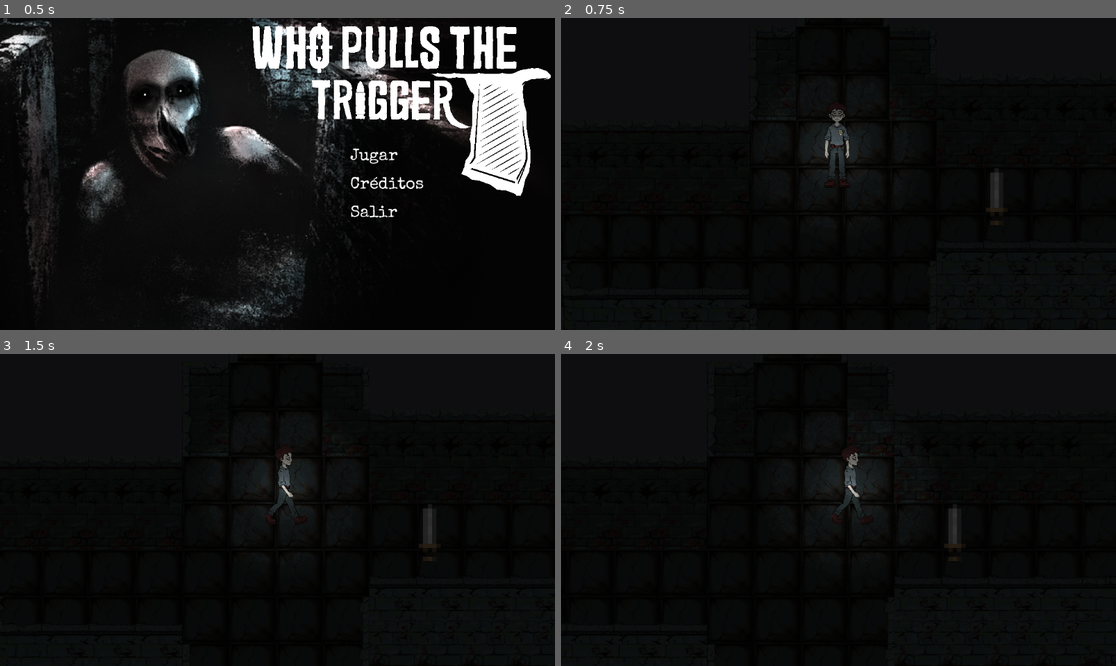
Above: before the commit, frames 1-4 (two rows, left to right).
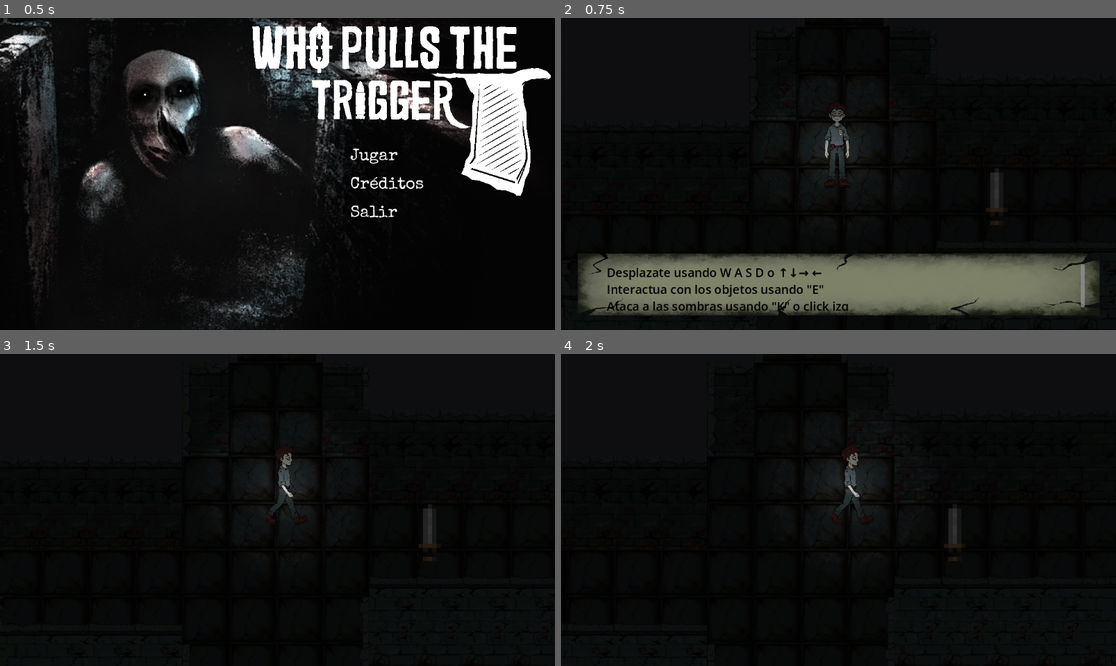
Above: after the commit, the same moments.

Repository: Candrixx/GameJam_RogueLike
Game: Godot game, scene res://Scenes/ui/homescreen.tscn
Same seed, same stepped clock (60 frames per second), same inputs: the game is played once before the commit and once after it.
Inputs (mouse positions are in pixels of both pictures, inside the frame that each line leads up to):
- Up to frame 1 (0.5 s): no input
- Up to frame 2 (0.75 s): click (977, 158) at 0.5 s
- Up to frame 3 (1.5 s): tap Enter (ui_accept) at 1.25 s; move the mouse to (399, 494) at 1.27 s; hold D (right) from 1.28 s (still down); hold Enter (ui_accept) from 1.28 s (still down); click (399, 494) at 1.42 s
- Up to frame 4 (2 s): keep holding D (right); keep holding Enter (ui_accept)

Frame 1 is identical in both runs. In frame 2, 17% of the frame differs, in the area x 3-97%, y 75-96%; in frame 3, less than 0.1%; in frame 4, less than 0.1%.

Commit message:
Se logro el tutorial nojoda

Diff:
--- /dev/null
+++ b/Scenes/dialoguesys/dialog_system.tscn
@@ -0,0 +1,40 @@
+[gd_scene format=3 uid="uid://cw8fm13sm2wb7"]
+
+[ext_resource type="Script" uid="uid://dnjcgjjlt2rcg" path="res://Scripts/dialog_system.gd" id="1_qhxk1"]
+[ext_resource type="Texture2D" uid="uid://d1dw6rk2dllan" path="res://Assets/start_texture/barra_de_texto_NORMAL_recortado-01.png" id="2_fi2ck"]
+
+[sub_resource type="StyleBoxTexture" id="StyleBoxTexture_kpd2b"]
+texture = ExtResource("2_fi2ck")
+
+[node name="DialogSystem" type="CanvasLayer" unique_id=167942283]
+layer = 10
+script = ExtResource("1_qhxk1")
+
+[node name="Caja" type="Panel" parent="." unique_id=1966018532]
+anchors_preset = -1
+anchor_left = -0.010000001
+anchor_top = 0.70400006
+anchor_right = 1.016
+anchor_bottom = 1.0
+offset_left = -0.47999954
+offset_top = -0.19204712
+offset_right = 0.56799316
+offset_bottom = 4.0
+grow_horizontal = 2
+grow_vertical = 0
+mouse_filter = 2
+theme_override_styles/panel = SubResource("StyleBoxTexture_kpd2b")
+
+[node name="Texto" type="RichTextLabel" parent="Caja" unique_id=1282797472]
+layout_mode = 1
+anchors_preset = -1
+anchor_left = 0.068
+anchor_top = 0.21400002
+anchor_right = 0.929
+anchor_bottom = 0.776
+offset_left = 26.555992
+offset_top = 13.0559845
+offset_right = -0.007080078
+offset_bottom = -0.09602356
+theme_override_colors/default_color = Color(0, 0, 0, 1)
+theme_override_font_sizes/normal_font_size = 25
--- a/Scenes/dialoguesys/dialogue.tscn
+++ b/Scenes/dialoguesys/dialogue.tscn
@@ -10,8 +10,16 @@
 offset_bottom = 40.0
 
 [node name="ContDialogo" type="MarginContainer" parent="." unique_id=877816288]
-offset_right = 40.0
-offset_bottom = 40.0
+anchors_preset = -1
+anchor_top = 0.74700004
+anchor_right = 1.0
+anchor_bottom = 1.0
+offset_top = -0.056030273
+grow_horizontal = 2
+grow_vertical = 0
+
+[node name="TextureRect" type="TextureRect" parent="ContDialogo" unique_id=959282253]
+layout_mode = 2
 
 [node name="Caja" type="Panel" parent="ContDialogo" unique_id=1170144186]
 layout_mode = 2
--- a/Scenes/maps/map_labyrinth.tscn
+++ b/Scenes/maps/map_labyrinth.tscn
@@ -197,8 +197,8 @@
 "speed": 5.0
 }]
 
-[sub_resource type="RectangleShape2D" id="RectangleShape2D_ty0te"]
-size = Vector2(383, 398)
+[sub_resource type="RectangleShape2D" id="RectangleShape2D_dcx7o"]
+size = Vector2(300, 300)
 
 [node name="map_laberynth" type="Node2D" unique_id=787963577]
 y_sort_enabled = true
@@ -224,7 +224,7 @@
 position = Vector2(-16, -120)
 
 [node name="grunt" type="CharacterBody2D" parent="." unique_id=80181355]
-position = Vector2(-1462, -2534)
+position = Vector2(-1428, -2696)
 collision_layer = 4
 collision_mask = 3
 script = ExtResource("7_n257l")
@@ -261,11 +261,14 @@
 [node name="sword_floor" parent="." unique_id=552979034 instance=ExtResource("5_ratia")]
 position = Vector2(1341, 431)
 
-[node name="Area2D" type="Area2D" parent="." unique_id=2137534131]
+[node name="dialogue" type="Area2D" parent="." unique_id=2137534131]
 script = ExtResource("10_oab3y")
-
-[node name="CollisionShape2D" type="CollisionShape2D" parent="Area2D" unique_id=75368877]
-position = Vector2(477, 278)
-shape = SubResource("RectangleShape2D_ty0te")
-
-[connection signal="body_entered" from="Area2D" to="Area2D" method="_on_body_entered"]
+texto_del_personaje = "Desplazate usando W A S D o ↑↓→ ←
+Interactua con los objetos usando \"E\"
+Ataca a las sombras usando \"K\" o click izq"
+
+[node name="CollisionShape2D" type="CollisionShape2D" parent="dialogue" unique_id=75368877]
+position = Vector2(486, 295)
+shape = SubResource("RectangleShape2D_dcx7o")
+
+[connection signal="body_entered" from="dialogue" to="dialogue" method="_on_body_entered"]
--- a/Scripts/area_2d.gd
+++ b/Scripts/area_2d.gd
@@ -1,15 +1,17 @@
 extends Area2D
 
-# Quemamos el arreglo estático en la memoria del nodo
-var dialogos_tutorial = [
-	"Sistema de traje iniciado. Soporte vital estable.",
-	"Usa [W, A, S, D] para calibrar los motores de movimiento.",
-    "Detectando anomalías en el sector contiguo... ten cuidado."
-]
+# Al usar @export_multiline, Godot creará una caja de texto grande en el Inspector
+# que te permitirá presionar 'Enter' y escribir párrafos completos cómodamente.
+@export_multiline var texto_del_personaje: String = "Escribe aquí..."
+
+var ya_activado: bool = false
 
 func _on_body_entered(body: Node2D) -> void:
-	if body.name == "Player":
-		set_deferred("monitoring", false) # Apagamos el área matemáticamente
+	if ya_activado:
+		return
 
-		# Le aventamos el arreglo al Singleton. Él se encarga de pausar el juego.
-		DialogSystem.iniciar_conversacion(dialogos_tutorial)
+	if body.name == "character":
+		ya_activado = true
+
+		# En lugar del texto de prueba, enviamos la variable al Singleton
+		DialogSystem.mostrar_texto(texto_del_personaje)
--- /dev/null
+++ b/Scripts/dialog_system.gd
@@ -0,0 +1,35 @@
+extends CanvasLayer
+
+@onready var caja = $Caja
+@onready var texto = $Caja/Texto
+
+# Guardará la marca de tiempo de la CPU
+var tiempo_apertura: int = 0
+
+func _ready() -> void:
+	process_mode = Node.PROCESS_MODE_ALWAYS
+	caja.hide()
+
+func mostrar_texto(mensaje: String) -> void:
+	caja.show()
+	texto.text = mensaje
+	get_tree().paused = true
+
+	# Leemos el reloj del sistema y guardamos el milisegundo exacto de apertura
+	tiempo_apertura = Time.get_ticks_msec()
+
+func _input(event: InputEvent) -> void:
+	if not caja.visible:
+		return
+
+	# EL ESCUDO: Si no han pasado al menos 300 milisegundos (0.3 segs), es un input fantasma. Lo ignoramos.
+	if Time.get_ticks_msec() - tiempo_apertura < 300:
+		return
+
+	var es_clic_raton = (event is InputEventMouseButton) and (event.button_index == MOUSE_BUTTON_LEFT) and event.pressed
+	var es_tecla_aceptar = event.is_action_pressed("ui_accept")
+
+	if es_clic_raton or es_tecla_aceptar:
+		caja.hide()
+		get_tree().paused = false
+		get_viewport().set_input_as_handled()
--- a/project.godot
+++ b/project.godot
@@ -14,14 +14,18 @@
 
 [application]
 
-config/name="GameJam_RogueLike"
+config/name="Who pulls the trigger"
 run/main_scene="uid://delwwmwfbjixu"
 config/features=PackedStringArray("4.7", "GL Compatibility")
-config/icon="res://icon.svg"
+config/icon="uid://drg4lkpwyxslq"
 
 [autoload]
 
-DialogSystem="*uid://dw51g48oettth"
+DialogSystem="*uid://cw8fm13sm2wb7"
+
+[display]
+
+window/size/mode=2
 
 [global_group]
 
Binary file added: Assets/start_texture/barra_de_texto_NORMAL_recortado-01.png
Not shown, added: Scripts/dialog_system.gd.uid
